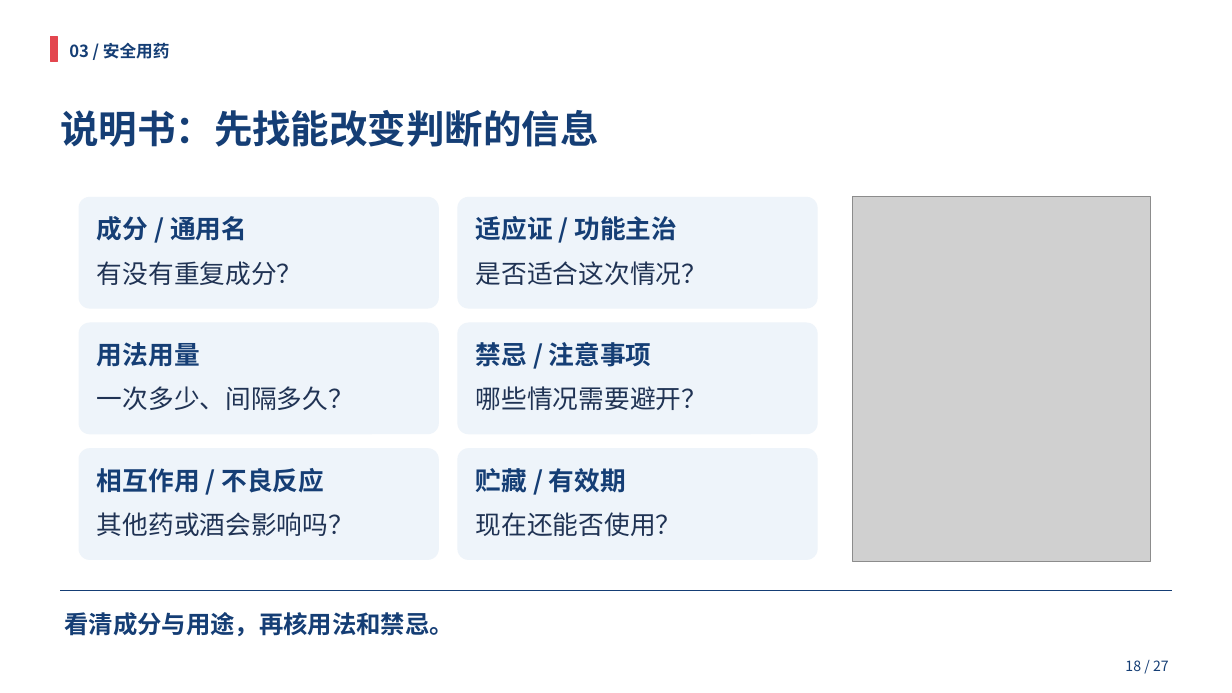
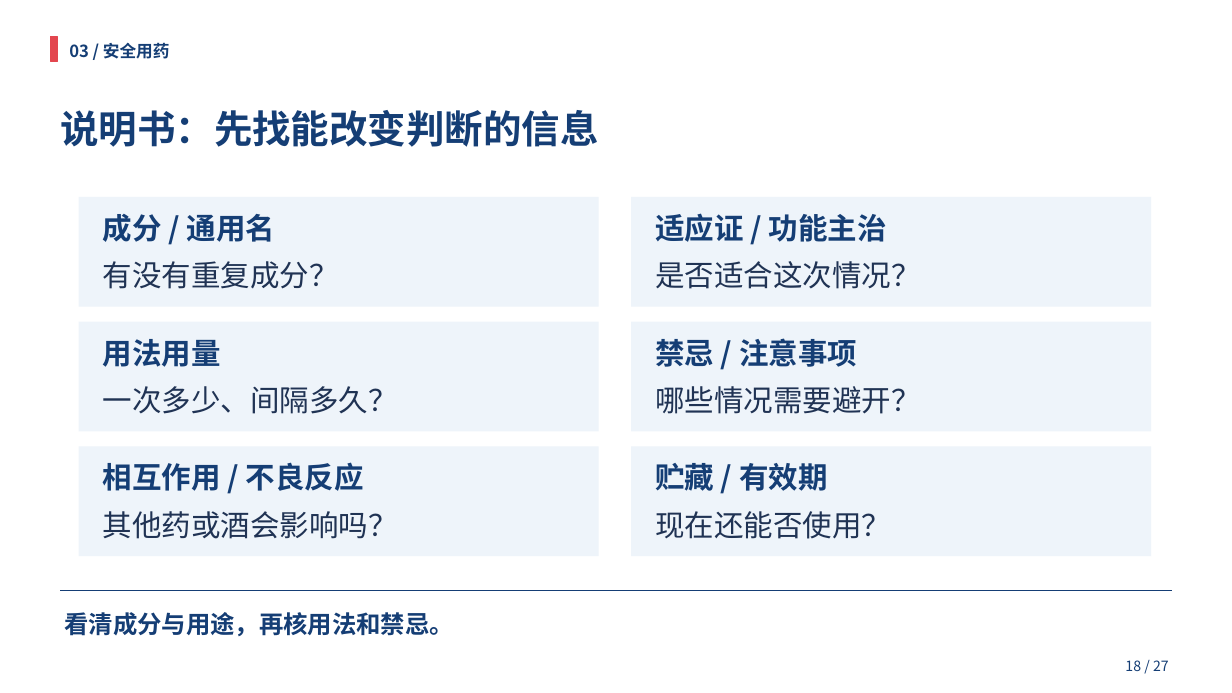
Before and after one commit to HOU-snowyfly/PPTbuilder, a slide deck: slide 18 of 交付文件/合理用药_双人35分钟.pptx. Drawn at 1232x693 pixels with LibreOffice and Linux fonts; fonts in the diff are those of the drawing; grey boxes stand for pictures. Boxes give left, top, right and bottom in pixels: in the first picture for what was removed or moved away, otherwise in the second. Text is boxed around its words. In the diff, an @@ line names an element or a change of style, - is before the commit and + after.

```diff
--- a/交付文件/合理用药_双人35分钟.pptx
+++ b/交付文件/合理用药_双人35分钟.pptx
@@ rectangle: place and size @@
-rectangle at (79, 197, 439, 309)
+rectangle at (79, 197, 599, 307)
@@ rectangle: place and size @@
-rectangle at (457, 197, 818, 309)
+rectangle at (631, 197, 1152, 307)
@@ picture removed at (853, 197, 1151, 562) @@
@@ text "适应证 / 功能主治": place and size @@
-text "适应证 / 功能主治" at (476, 216, 678, 241)
+text "适应证 / 功能主治" at (655, 213, 887, 242)
@@ text "是否适合这次情况？": place and size @@
-text "是否适合这次情况？" at (476, 261, 707, 285)
+text "是否适合这次情况？" at (655, 261, 921, 289)
@@ rectangle: place and size @@
-rectangle at (79, 323, 439, 434)
+rectangle at (79, 322, 599, 432)
@@ rectangle: place and size @@
-rectangle at (457, 323, 818, 434)
+rectangle at (631, 322, 1152, 432)
@@ text "禁忌 / 注意事项": place and size @@
-text "禁忌 / 注意事项" at (476, 342, 652, 367)
+text "禁忌 / 注意事项" at (655, 338, 857, 367)
@@ text "哪些情况需要避开？": place and size @@
-text "哪些情况需要避开？" at (476, 386, 707, 410)
+text "哪些情况需要避开？" at (655, 386, 921, 414)
@@ rectangle: place and size @@
-rectangle at (79, 448, 439, 560)
+rectangle at (79, 446, 599, 556)
@@ rounded rectangle to rectangle in 6 elements at (79, 197, 599, 307), (79, 322, 599, 432), (79, 446, 599, 556), (631, 197, 1152, 307), (631, 322, 1152, 432), (631, 446, 1152, 556) @@
@@ rectangle: place and size @@
-rectangle at (457, 448, 818, 560)
+rectangle at (631, 446, 1152, 556)
@@ size 20 to 23 pt in 12 elements at (103, 214, 276, 242), (103, 386, 398, 414), (103, 511, 398, 539), (103, 261, 339, 289), (103, 339, 221, 367), (103, 462, 364, 491), (655, 213, 887, 242), (655, 261, 921, 289), (655, 386, 921, 414), (655, 511, 891, 539), (655, 338, 857, 367), (655, 463, 828, 491) @@
@@ text "贮藏 / 有效期": place and size @@
-text "贮藏 / 有效期" at (476, 468, 626, 493)
+text "贮藏 / 有效期" at (655, 463, 828, 491)
@@ text "现在还能否使用？": place and size @@
-text "现在还能否使用？" at (476, 512, 682, 536)
+text "现在还能否使用？" at (655, 511, 891, 539)
```
Also in this commit, not shown: 22 other slides changed, 1 slide added, 1 other file.
